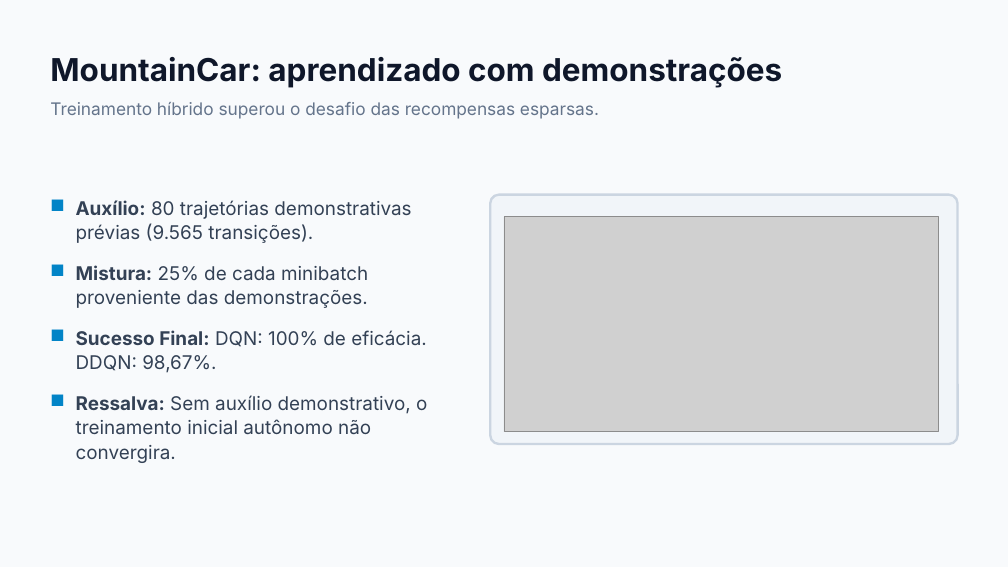
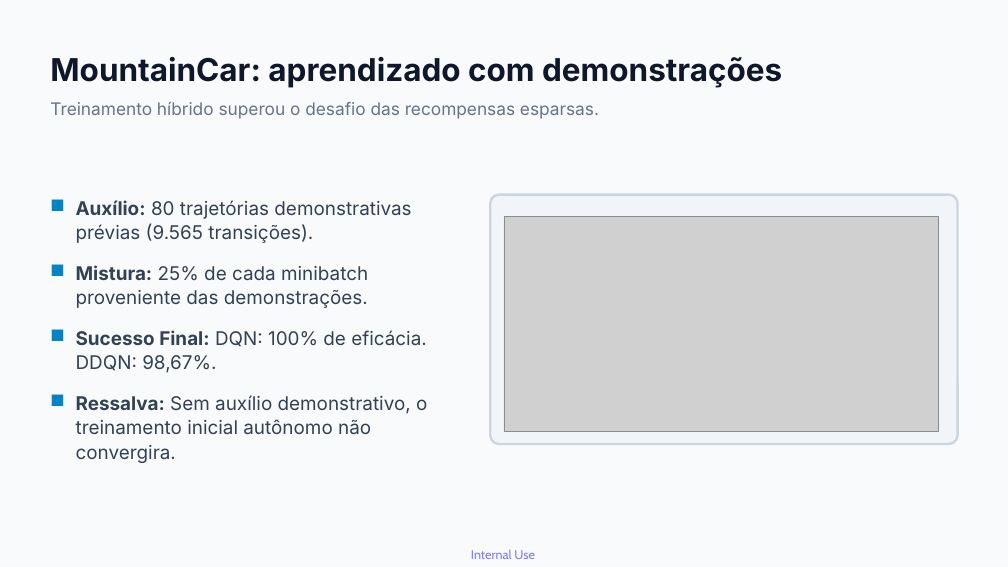
Before and after one commit to Rafael-Soares/Previsao_reclamacoes, a slide deck: slide 9 of base/apresentacao_relatorio.pptx. Drawn at 1008x567 pixels with LibreOffice and Linux fonts; fonts in the diff are those of the drawing; grey boxes stand for pictures. Boxes give left, top, right and bottom in pixels: in the first picture for what was removed or moved away, otherwise in the second. Text is boxed around its words. In the diff, an @@ line names an element or a change of style, - is before the commit and + after.

```diff
--- a/base/apresentacao_relatorio.pptx
+++ b/base/apresentacao_relatorio.pptx
@@ text added at [471, 549, 535, 559], 12 pt, text #0000FF at 50% opacity @@
+Internal Use
```
Also in this commit, not shown: 13 other slides changed, 1 other file.
